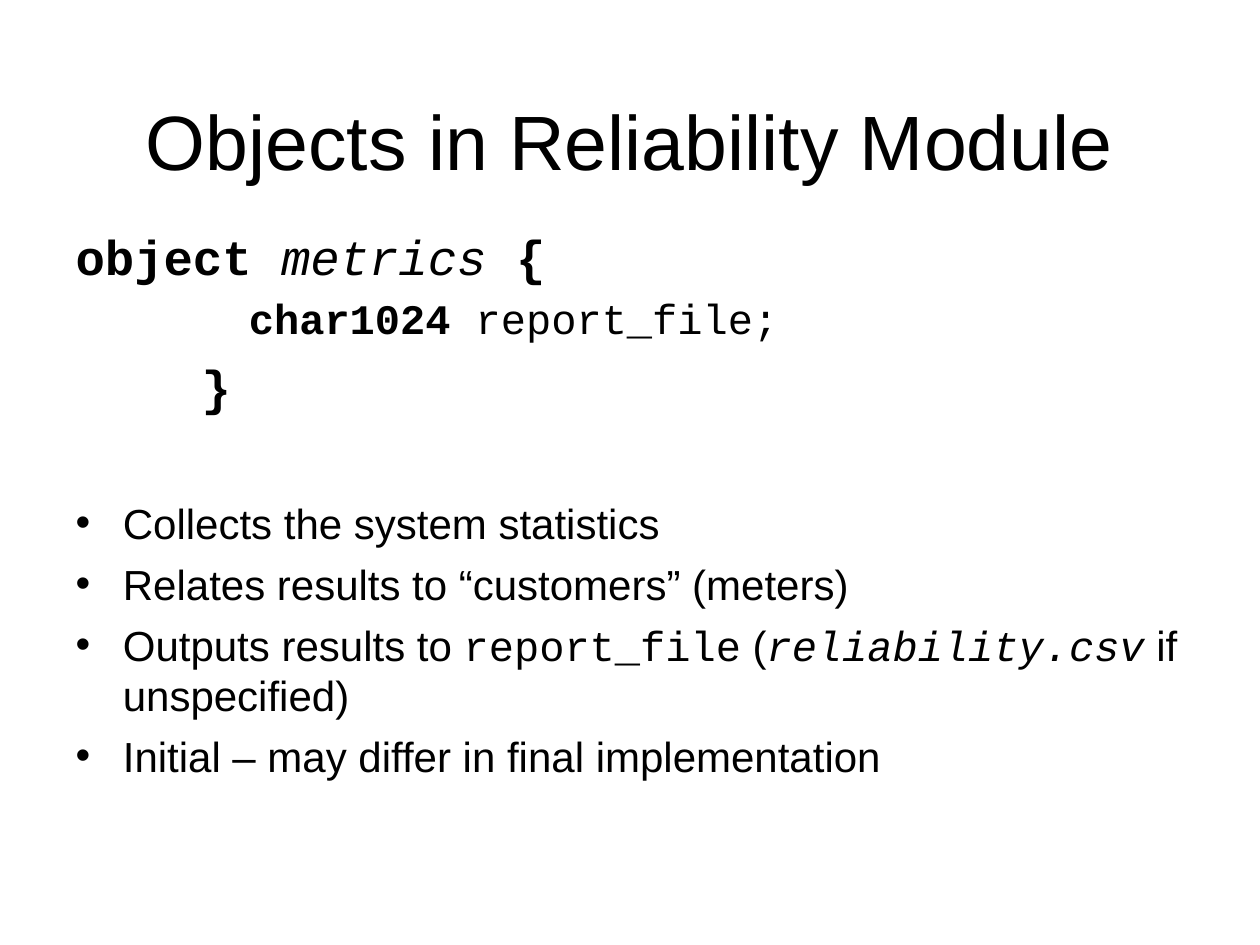
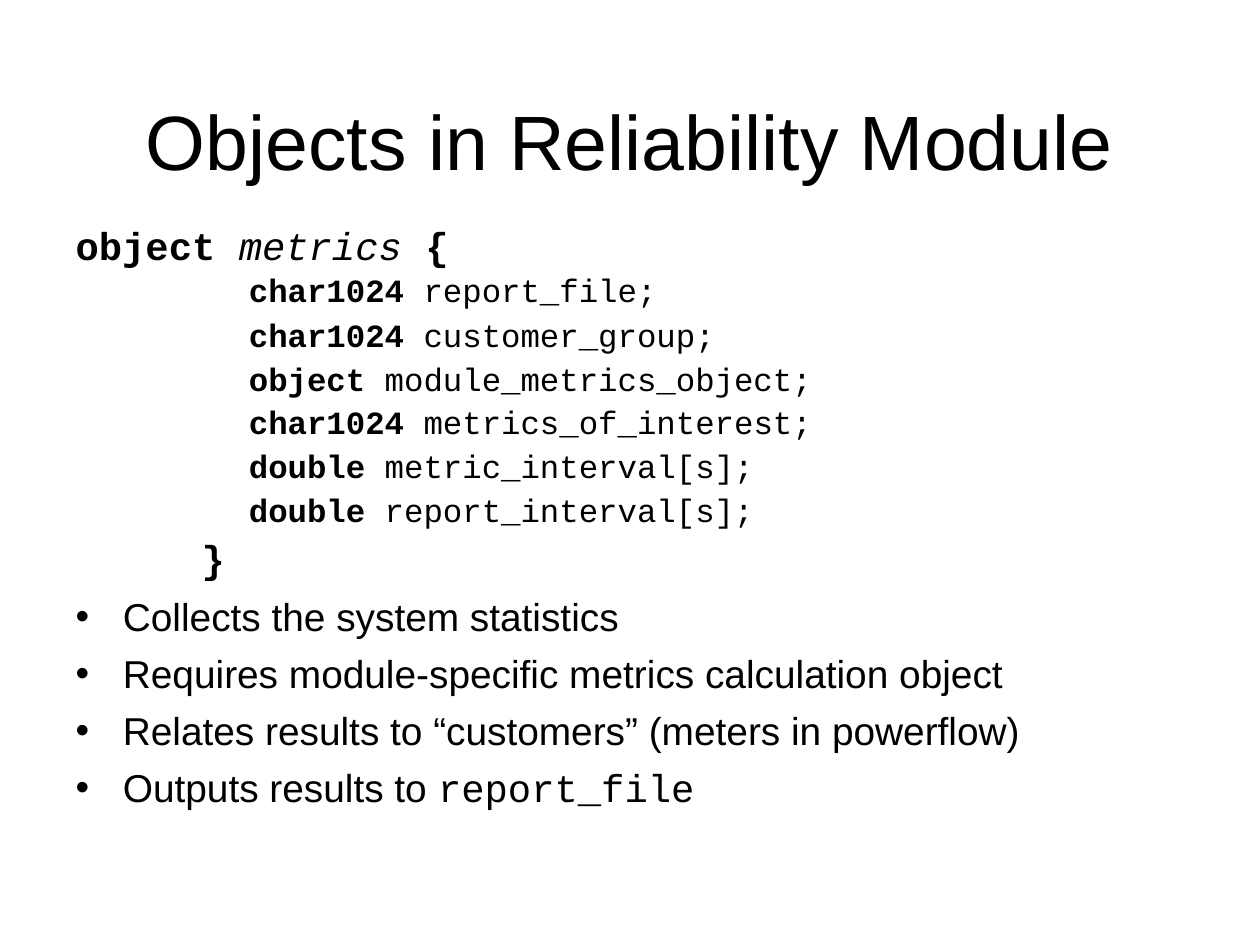
Before and after one commit to gridlab-d/course, a slide deck: slide 5 of FourDayCourse/4.2 - Reliability Module.ppt. Drawn at 1260x945 pixels with LibreOffice and Linux fonts; fonts in the diff are those of the drawing; background and template pictures are left out. Boxes give left, top, right and bottom in pixels: in the first picture for what was removed or moved away, otherwise in the second. Text is boxed around its words. In the diff, an @@ line names an element or a change of style, - is before the commit and + after.

Commit message:
Changes to reliability module portion of four day course to reflect new reliability implementation and exercise addition

```diff
--- a/FourDayCourse/4.2 - Reliability Module.ppt
+++ b/FourDayCourse/4.2 - Reliability Module.ppt
@@ text at (76,232,657,638): size 28 to 22.2 pt in "object metrics {", "}"; size 24 to 18.5 pt in "char1024 report_file;"; size 24 to 22.2 pt in "Collects the system statistics"; line spacing 1 to 0.9; less space between paragraphs @@
@@ text at (249,323,812,529): paragraphs added @@
+char1024 customer_group;
+object module_metrics_object;
+char1024 metrics_of_interest;
+double metric_interval[s];
+double report_interval[s];
@@ text at (123,660,1020,810): text changed; size 24 to 22.2 pt @@
-• Relates results to “customers” (meters)
-• Outputs results to report_file (reliability.csv if unspecified)
-• Initial – may differ in final implementation
+• Requires module-specific metrics calculation object
+• Relates results to “customers” (meters in powerflow)
+• Outputs results to report_file
```
Also in this commit, not shown: 4 other slides changed, 4 slides added, 1 slide removed.
